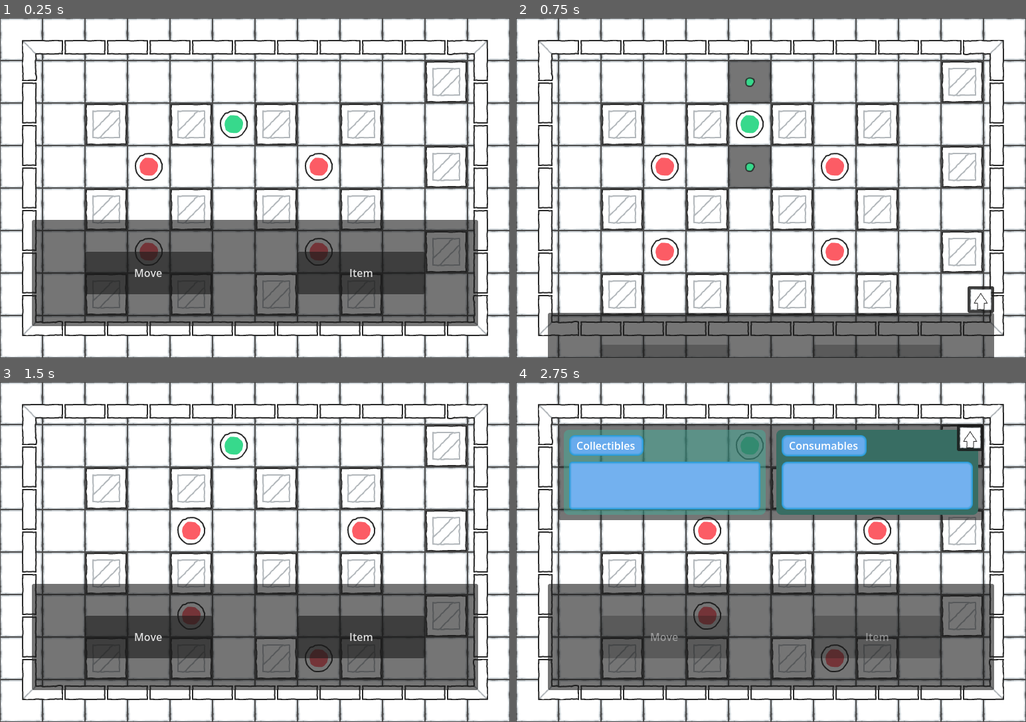
Above: before the commit, frames 1-4 (two rows, left to right).
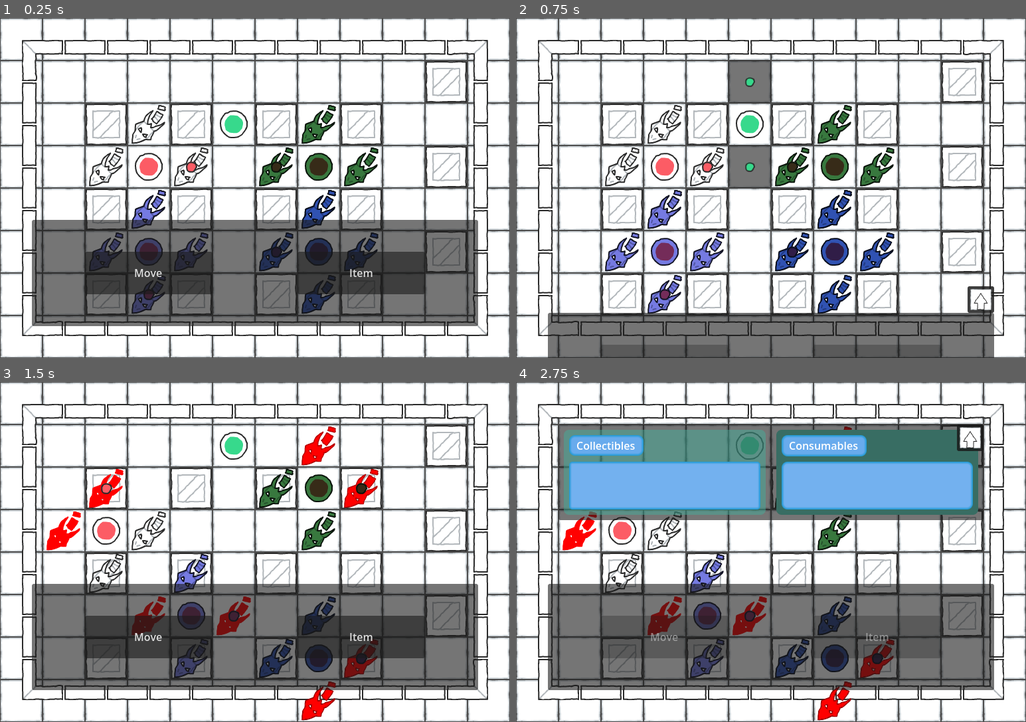
Above: after the commit, the same moments.

Repository: MagicOwl-Games/programmatura-definitive
Game: Godot game, scene res://Root.tscn
The game is run twice, just before and just after one commit, with the same random seed, the same clock (stepped at 60 frames per second) and the same inputs.
Inputs (mouse positions are in pixels of both pictures, inside the frame that each line leads up to):
- Up to frame 1 (0.25 s): no input
- Up to frame 2 (0.75 s): click "Move" at 0.5 s
- Up to frame 3 (1.5 s): click (234, 446) at 1.25 s
- Up to frame 4 (2.75 s): click "Item" at 2 s

The runs differ from the first frame. In frame 1, 5.4% of the frame differs, in the area x 17-75%, y 25-87%; in frame 2, 6.0%; in frame 3, 7.2%, in the area x 9-75%, y 13-100%; in frame 4, 5.5%.

Commit message:
feat: enemy range detection init, still not working properly

Diff:
--- a/scenes/Enemy.tscn
+++ b/scenes/Enemy.tscn
@@ -2,6 +2,8 @@
 
 [ext_resource type="Texture2D" uid="uid://cfmbq8y8wmhql" path="res://assets/PNG/Default (64px)/Characters/red_character.png" id="1_3gvst"]
 [ext_resource type="Script" uid="uid://c7cyyhqduhd7q" path="res://scripts/enemy.gd" id="1_55jtl"]
+[ext_resource type="Texture2D" uid="uid://nr0q8mwt7rna" path="res://assets/PNG/Default (64px)/dragon.png" id="3_ft8do"]
+[ext_resource type="Texture2D" uid="uid://c8tokpxo72ref" path="res://assets/PNG/Default (64px)/Characters/red_hand.png" id="3_mpr68"]
 
 [sub_resource type="RectangleShape2D" id="RectangleShape2D_x15ge"]
 size = Vector2(64, 64)
@@ -18,6 +20,9 @@
 [sub_resource type="RectangleShape2D" id="RectangleShape2D_bwxsa"]
 size = Vector2(48, 48)
 
+[sub_resource type="RectangleShape2D" id="RectangleShape2D_crd5m"]
+size = Vector2(20, 48)
+
 [node name="Enemy" type="CharacterBody2D" unique_id=1794450006]
 script = ExtResource("1_55jtl")
 
@@ -27,28 +32,50 @@
 [node name="CollisionShape2D" type="CollisionShape2D" parent="." unique_id=1240699173]
 shape = SubResource("RectangleShape2D_x15ge")
 
-[node name="DetectionArea" type="Node2D" parent="." unique_id=2026924033]
+[node name="MovementArea" type="Node2D" parent="." unique_id=2026924033]
 
-[node name="UpArea2D" type="Area2D" parent="DetectionArea" unique_id=1936333906]
+[node name="UpArea2D" type="Area2D" parent="MovementArea" unique_id=1936333906]
 position = Vector2(0, -64)
 
-[node name="CollisionShape2D" type="CollisionShape2D" parent="DetectionArea/UpArea2D" unique_id=2023812765]
+[node name="CollisionShape2D" type="CollisionShape2D" parent="MovementArea/UpArea2D" unique_id=2023812765]
 shape = SubResource("RectangleShape2D_k0akp")
 
-[node name="DownArea2D" type="Area2D" parent="DetectionArea" unique_id=637839001]
+[node name="Sprite2D" type="Sprite2D" parent="MovementArea/UpArea2D" unique_id=2108222783]
+texture = ExtResource("3_ft8do")
+
+[node name="DownArea2D" type="Area2D" parent="MovementArea" unique_id=637839001]
 position = Vector2(0, 64)
 
-[node name="CollisionShape2D" type="CollisionShape2D" parent="DetectionArea/DownArea2D" unique_id=1630115261]
+[node name="CollisionShape2D" type="CollisionShape2D" parent="MovementArea/DownArea2D" unique_id=1630115261]
 shape = SubResource("RectangleShape2D_rtqtc")
 
-[node name="LeftArea2D" type="Area2D" parent="DetectionArea" unique_id=1913402173]
+[node name="Sprite2D" type="Sprite2D" parent="MovementArea/DownArea2D" unique_id=2001712812]
+texture = ExtResource("3_ft8do")
+
+[node name="LeftArea2D" type="Area2D" parent="MovementArea" unique_id=1913402173]
 position = Vector2(-64, 0)
 
-[node name="CollisionShape2D" type="CollisionShape2D" parent="DetectionArea/LeftArea2D" unique_id=1316607855]
+[node name="CollisionShape2D" type="CollisionShape2D" parent="MovementArea/LeftArea2D" unique_id=1316607855]
 shape = SubResource("RectangleShape2D_ndsek")
 
-[node name="RightArea2D" type="Area2D" parent="DetectionArea" unique_id=1865849651]
+[node name="Sprite2D" type="Sprite2D" parent="MovementArea/LeftArea2D" unique_id=677766956]
+texture = ExtResource("3_ft8do")
+
+[node name="RightArea2D" type="Area2D" parent="MovementArea" unique_id=1865849651]
 position = Vector2(64, 0)
 
-[node name="CollisionShape2D" type="CollisionShape2D" parent="DetectionArea/RightArea2D" unique_id=1218783731]
+[node name="CollisionShape2D" type="CollisionShape2D" parent="MovementArea/RightArea2D" unique_id=1218783731]
 shape = SubResource("RectangleShape2D_bwxsa")
+
+[node name="Sprite2D" type="Sprite2D" parent="MovementArea/RightArea2D" unique_id=1786285349]
+texture = ExtResource("3_ft8do")
+
+[node name="DetectionArea" type="Area2D" parent="." unique_id=349799831]
+metadata/_edit_group_ = true
+
+[node name="CollisionShape2D" type="CollisionShape2D" parent="DetectionArea" unique_id=1663243637]
+shape = SubResource("RectangleShape2D_crd5m")
+debug_color = Color(0.76896435, 0.24604651, 0.68799853, 1)
+
+[node name="Sprite2D" type="Sprite2D" parent="DetectionArea" unique_id=1179171825]
+texture = ExtResource("3_mpr68")
--- a/scenes/stages/StageOne.tscn
+++ b/scenes/stages/StageOne.tscn
@@ -1738,10 +1738,13 @@
 position = Vector2(224, 224)
 
 [node name="Enemy2" parent="." unique_id=254112764 instance=ExtResource("3_fceun")]
+modulate = Color(0.45882353, 0.47843137, 0.88235295, 1)
 position = Vector2(224, 352)
 
 [node name="Enemy3" parent="." unique_id=568634826 instance=ExtResource("3_fceun")]
+modulate = Color(0.21987173, 0.46917158, 0.24234155, 1)
 position = Vector2(480, 224)
 
 [node name="Enemy4" parent="." unique_id=291117496 instance=ExtResource("3_fceun")]
+modulate = Color(0.18947732, 0.31960583, 0.6978603, 1)
 position = Vector2(480, 352)
--- a/scripts/enemy.gd
+++ b/scripts/enemy.gd
@@ -2,40 +2,98 @@
 
 # TODO:
 # - each enemy should have a fixed path to follow until the player is found
+#	- i though about using areas to check the movement of the enemies, but
+#it probably wont work well. i should find a pathfinding alternativa and should
+#check the position of the detection span — if there is something blocking the way,
+#the detection should be less, non-existent at all or even pointed the a different side
 # - enemies should have different ranges of detection and different speed (move
 #more or less squares)
+# TODO:
+# - the detection area can be turned to a blocked space (walls and obstacles),
+#while it shouldn't. It's better is the enemy finds another way to face, but checking
+#the collision shapes after repositioning the enemy is not working.
 
+@onready var movement_area: Node2D = $MovementArea;
 @onready var detection_area: Node2D = $DetectionArea;
 
 var collision_areas: Array;
 
 # Called when the node enters the scene tree for the first time.
 func _ready() -> void:
-	collision_areas = detection_area.get_children();
+	collision_areas = movement_area.get_children();
+	detection_area.hide();
+	init_detection_area();
 	TurnManager.is_moving_enemies_signal.connect(_on_enemy_handle_is_moving_enemies_signal);
-	pass # Replace with function body.
 
 # Called every frame. 'delta' is the elapsed time since the previous frame.
 func _process(delta: float) -> void:
 	pass
 
-func _on_enemy_handle_is_moving_enemies_signal(is_moving: bool) -> void:
+func _on_enemy_handle_is_moving_enemies_signal() -> void:
 	var free_areas: Array[Area2D] = [];
 
-	if collision_areas.size() == 1:
-		self.position += collision_areas[0].position;
-		pass;
+	for area in collision_areas:
+		#print("area is area2D: %s" % area is Area2D);
+		#print("area is overlapping_areas: %s" % area.has_overlapping_areas());
+		if area is Area2D and not area.has_overlapping_areas():
+			#print("area info: %s" % area.name);
+			free_areas.append(area);
+
+	if free_areas.size() == 0:
+		return;
+
+	if free_areas.size() == 1:
+		self.position += free_areas[0].position;
+		detection_area.position = free_areas[0].position;
+		return;
+
+	var free_random: Area2D = free_areas.pick_random();
+	print("%s before detection handling %s" % [self.name, self.position]);
+	self.position += free_random.position;
+	handle_detection_area();
+	#detection_area.position = free_random.position;
+
+	#TurnManager.is_moving_enemies_signal.emit(false);
+
+func handle_detection_area() -> void:
+	print("%s after detection handling %s" % [self.name, self.position]);
+	var free_areas: Array[Area2D] = [];
 
 	for area in collision_areas:
-		print("area is area2D: %s" % area is Area2D);
-		print("area is overlapping_areas: %s" % area.has_overlapping_areas());
 		if area is Area2D and not area.has_overlapping_areas():
-			print("area info: %s" % area.name);
 			free_areas.append(area);
 
-	#prints("enemies moving: %s" % is_moving);
+	if free_areas.size() == 0:
+		return;
+
+	if free_areas.size() == 1:
+		detection_area.position += free_areas[0].position;
+		detection_area.show();
+		return;
+
+	for area in free_areas:
+		area.modulate = Color(20, 0, 0);
 
 	var free_random: Area2D = free_areas.pick_random();
-	self.position += free_random.position;
+	detection_area.position = free_random.position;
 
-	#TurnManager.is_moving_enemies_signal.emit(false);
+# TODO: this logic should be a helper, it's duplicated
+func init_detection_area() -> void:
+	var free_areas: Array[Area2D] =  [];
+
+	for area in collision_areas:
+		if area is Area2D and not area.has_overlapping_areas():
+			free_areas.append(area);
+
+	if free_areas.size() == 0:
+		return;
+
+	if free_areas.size() == 1:
+		detection_area.position += free_areas[0].position;
+		detection_area.show();
+		return;
+
+
+	var free_random: Area2D = free_areas.pick_random();
+	detection_area.position = free_random.position;
+	detection_area.show();
--- a/scripts/game_state.gd
+++ b/scripts/game_state.gd
@@ -1,6 +1,15 @@
 extends Node
 
+# TODO: does it need a param? think about it
 signal item_menu_signal(is_open: bool);
+signal player_detected_signal;
+# TODO: if the player has no movement to be done, should it be possible to
+#pass the turn? Should the pass possibility be a consumable?
+# TODO: if the player has no movement, but is not the detection range of the
+#enemy? Maybe the pass should become a strategy, but this would require it to
+#be an option, not a consumable, or the game might get stuck. OR it should be
+#checked if the player has a pass item, and force the use to continue the run,
+#otherwise it's game over.
 
 # TODO: write a safer type for items in general
 var collectibles: Array[Item] = [];
--- a/scripts/item.gd
+++ b/scripts/item.gd
@@ -6,6 +6,15 @@
 var is_consumable: bool = false;
 var item_name: String;
 var item_quantity: int;
+
+# TODO:
+# CONSUMABLES
+# - Double move: can move 2 squares instead of one
+# - Double turn: it grants one turn after your current one, making your enemies
+#wait longer.
+# - Freeze Gun: it stops one enemy in the range of a 2 squares for 3 turns. In
+#this state, detection doesn't work.
+# - Exterminator: it destroys one enemy, but it will be revived after 3 turns
 
 func _init(
 	p_name: String,
--- a/scripts/player.gd
+++ b/scripts/player.gd
@@ -30,17 +30,17 @@
 
 
 func _on_player_handle_is_moving_player_signal(is_moving: bool) -> void:
-	print("player signal handler activated: %s" % is_moving);
+	#print("player signal handler activated: %s" % is_moving);
 	handle_player_collision_check(is_moving);
 
 func _on_move_button_pressed(node_path: String) -> void:
 	var button: Area2D = get_node(node_path);
 	var position_to_move: Vector2 = button.position;
 	position += position_to_move;
-	TurnManager.is_moving_enemies_signal.emit(true);
+	TurnManager.is_moving_enemies_signal.emit();
 	TurnManager.is_moving_player_signal.emit(false);
 
 func handle_player_collision_check(is_moving: bool) -> void:
 	for area in collision_free_areas:
-		if not area.has_overlapping_areas():
+		if not area.has_overlapping_areas() and not area.has_overlapping_bodies():
 			area.visible = is_moving;
--- a/scripts/turn_manager.gd
+++ b/scripts/turn_manager.gd
@@ -2,7 +2,7 @@
 
 signal is_player_turn_now;
 signal is_moving_player_signal(is_moving: bool);
-signal is_moving_enemies_signal(is_moving: bool);
+signal is_moving_enemies_signal;
 
 var turn_queue: Array = [];
 var current_turn_index: int = 0;
